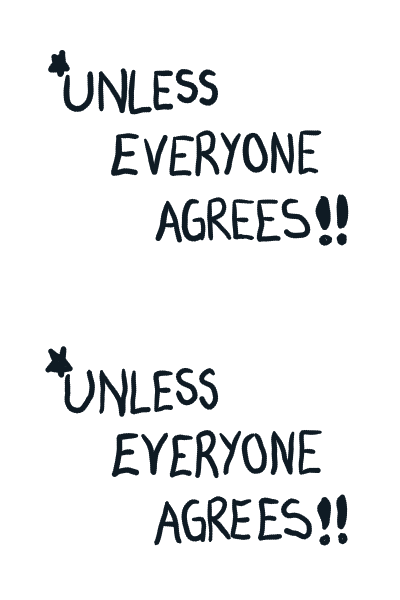
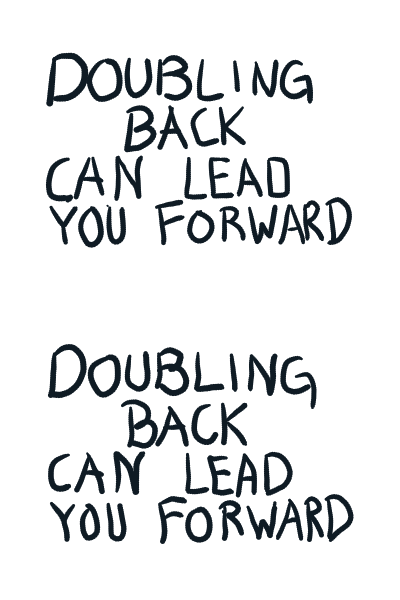
Revision of a layered 400px x 600px image; what changed, layer by layer:
added layer "Paint Layer 4" above "Unless" over bbox(45, 50, 354, 546)
hid "Unless" (1st of 2), painted on it over bbox(45, 344, 354, 546)
hid "Unless" (2nd of 2), painted on it over bbox(45, 50, 352, 248)